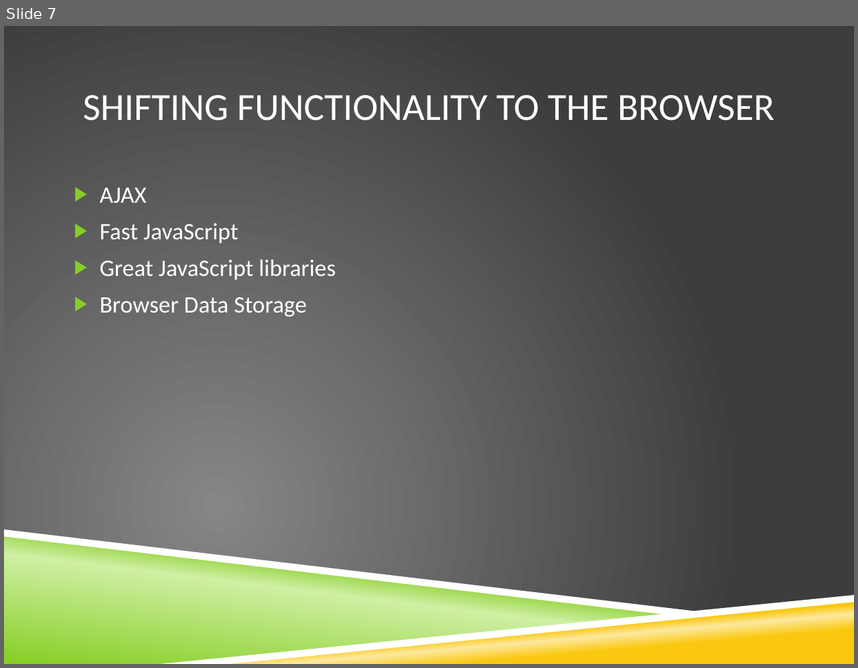
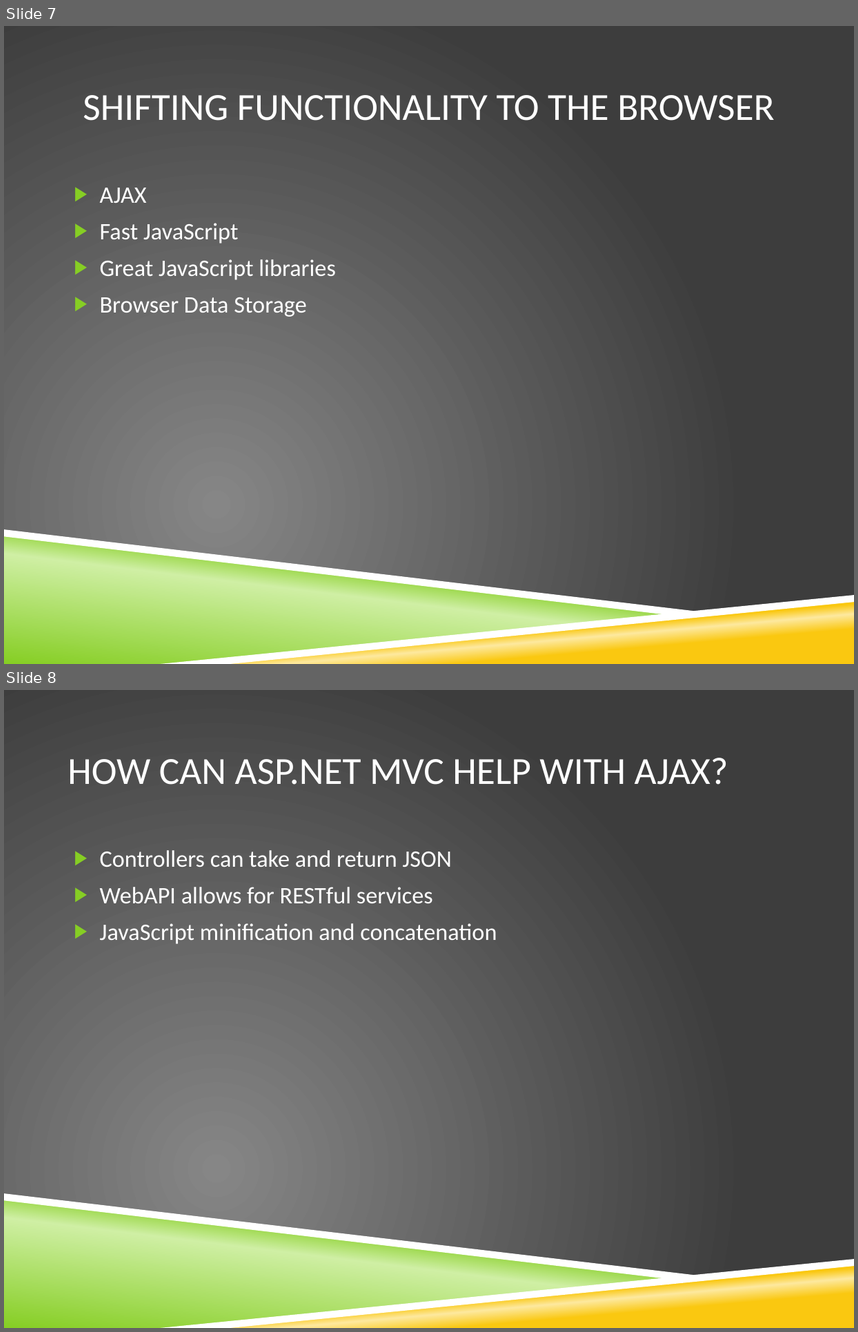
Before and after one commit to stimms/SinglePageApplications, a slide deck: Building Single page applications.pptx. Shown one above the other, each under a label of ours: slide 7 before the commit, slides 7 and 8 after it. The pictures are 858x668 and 858x1332 pixels, drawn with LibreOffice and Linux fonts; fonts in the diff are those of the drawing; background and template pictures are left out. Boxes give left, top, right and bottom in pixels: in the first picture for what was removed or moved away, otherwise in the second. Text is boxed around its words. In the diff, an @@ line names an element or a change of style, - is before the commit and + after.

```diff
--- a/Building Single page applications.pptx
+++ b/Building Single page applications.pptx
@@ slide 8 added at <box>4,690,854,1328</box>, background picture (left out); not listed: 4 template elements that a slide beside it also shows @@
@@ title added at <box>67,758,728,785</box>, 32.4 pt, text #FFFFFF @@
+HOW CAN ASP.NET MVC HELP WITH AJAX?
@@ text added at <box>100,850,497,944</box>, 20 pt, text #FFFFFF @@
+▶ Controllers can take and return JSON
+▶ WebAPI allows for RESTful services
+▶ JavaScript minification and concatenation
```
Also in this commit, not shown: 10 other files.
